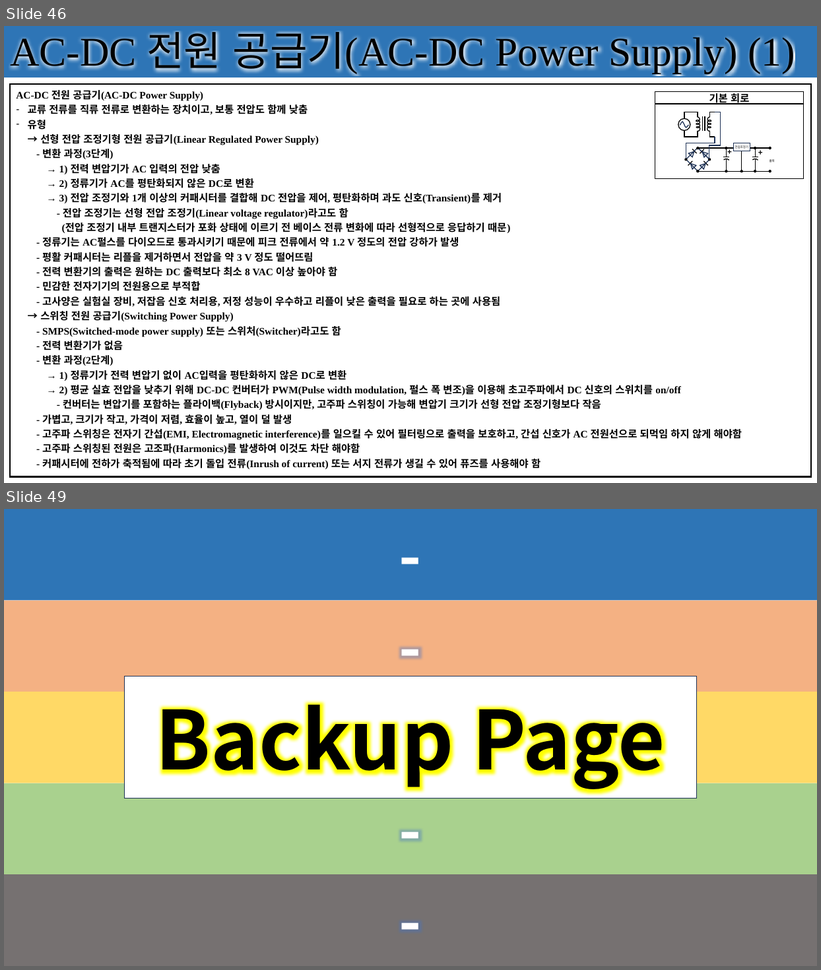
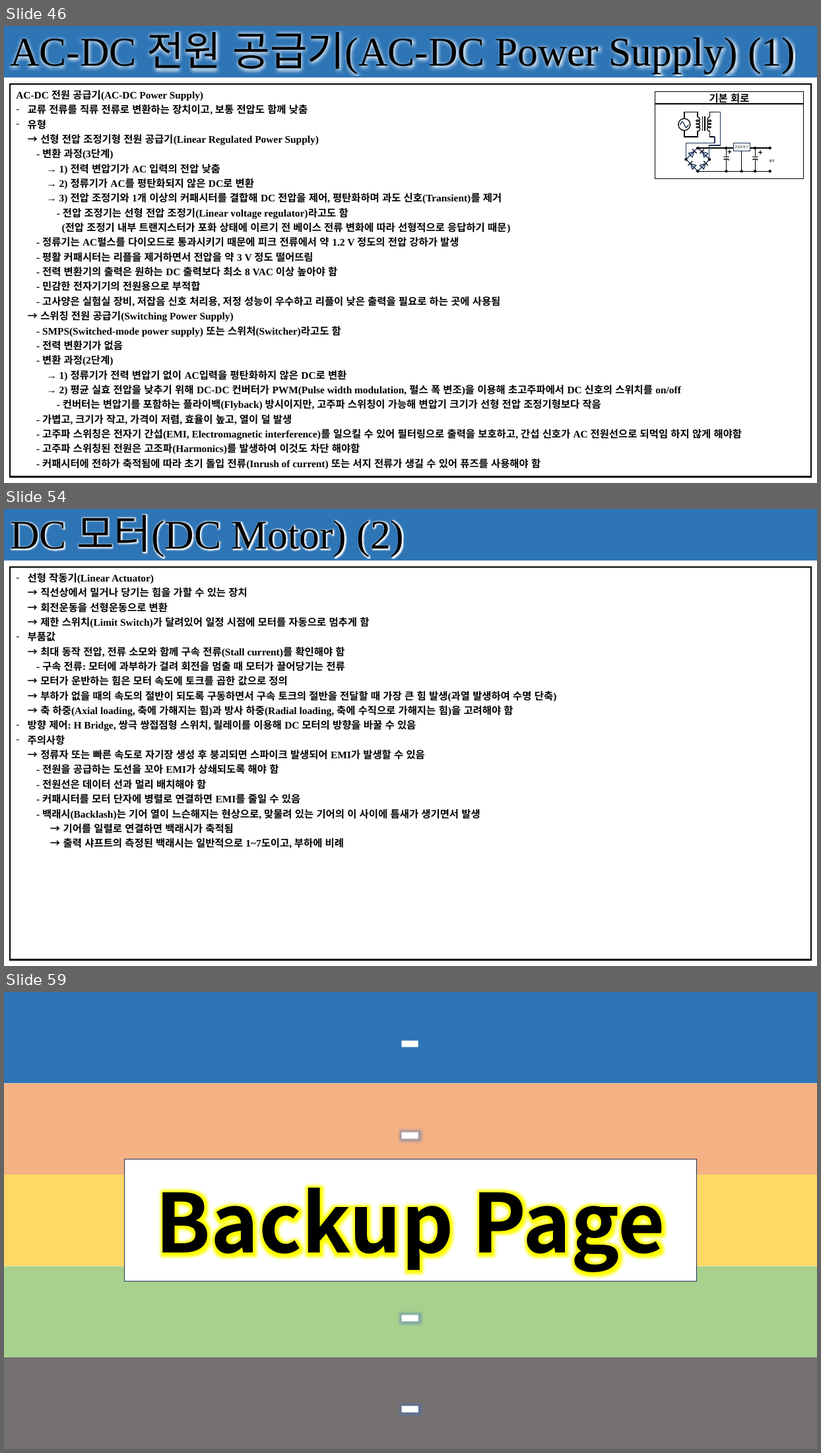
Before and after one commit to seonghokim/Study, a slide deck: Study Material/[KOR] Basic Electrical Circuit.pptx. Shown one above the other, each under a label of ours: slides 46 and 49 before the commit, slides 46, 54 and 59 after it; the slides between them are not shown. The pictures are 821x970 and 821x1453 pixels, drawn with LibreOffice and Linux fonts; fonts in the diff are those of the drawing. Boxes give left, top, right and bottom in pixels: in the first picture for what was removed or moved away, otherwise in the second. Text is boxed around its words. In the diff, an @@ line names an element or a change of style, - is before the commit and + after.

```diff
--- a/Study Material/[KOR] Basic Electrical Circuit.pptx
+++ b/Study Material/[KOR] Basic Electrical Circuit.pptx
@@ slide 54 added at (x1=4, y1=509, x2=817, y2=966), background #FFFFFF; not listed: 1 template element that a slide beside it also shows @@
@@ rectangle added at (x1=4, y1=509, x2=817, y2=561), fill #2E75B6, 48 pt, text #000000 @@
+DC 모터(DC Motor) (2)
@@ table added at (x1=10, y1=567, x2=812, y2=960), 1 rows, 1 columns @@
+선형 작동기(Linear Actuator) / → 직선상에서 밀거나 당기는 힘을 가할 수 있는 장치 / → 회전운동을 선형운동으로 변환 / → 제한 스위치(Limit Switch)가 달려있어 일정 시점에 모터를 자동으로 멈추게 함 / 부품값 / → 최대 동작 전압, 전류 소모와 함께 구속 전류(Stall current)를 확인해야 함 / - 구속 전류: 모터에 과부하가 걸려 회전을 멈출 때 모터가 끌어당기는 전류 / → 모터가 운반하는 힘은 모터 속도에 토크를 곱한 값으로 정의 / → 부하가 없을 때의 속도의 절반이 되도록 구동하면서 구속 토크의 절반을 전달할 때 가장 큰 힘 발생(과열 발생하여 수명 단축) / → 축 하중(Axial loading, 축에 가해지는 힘)과 방사 하중(Radial loading, 축에 수직으로 가해지는 힘)을 고려해야 함 / 방향 제어: H Bridge, 쌍극 쌍접점형 스위치, 릴레이를 이용해 DC 모터의 방향을 바꿀 수 있음 / 주의사항 / → 정류자 또는 빠른 속도로 자기장 생성 후 붕괴되면 스파이크 발생되어 EMI가 발생할 수 있음 / - 전원을 공급하는 도선을 꼬아 EMI가 상쇄되도록 해야 함 / - 전원선은 데이터 선과 멀리 배치해야 함 / - 커패시터를 모터 단자에 병렬로 연결하면 EMI를 줄일 수 있음 / - 백래시(Backlash)는 기어 열이 느슨해지는 현상으로, 맞물려 있는 기어의 이 사이에 틈새가 생기면서 발생 / → 기어를 일렬로 연결하면 백래시가 축적됨 / → 출력 샤프트의 측정된 백래시는 일반적으로 1~7도이고, 부하에 비례
@@ what was slide 49 is now slide 59 @@
```
Also in this commit, not shown: 3 slides changed, 9 other slides added.
